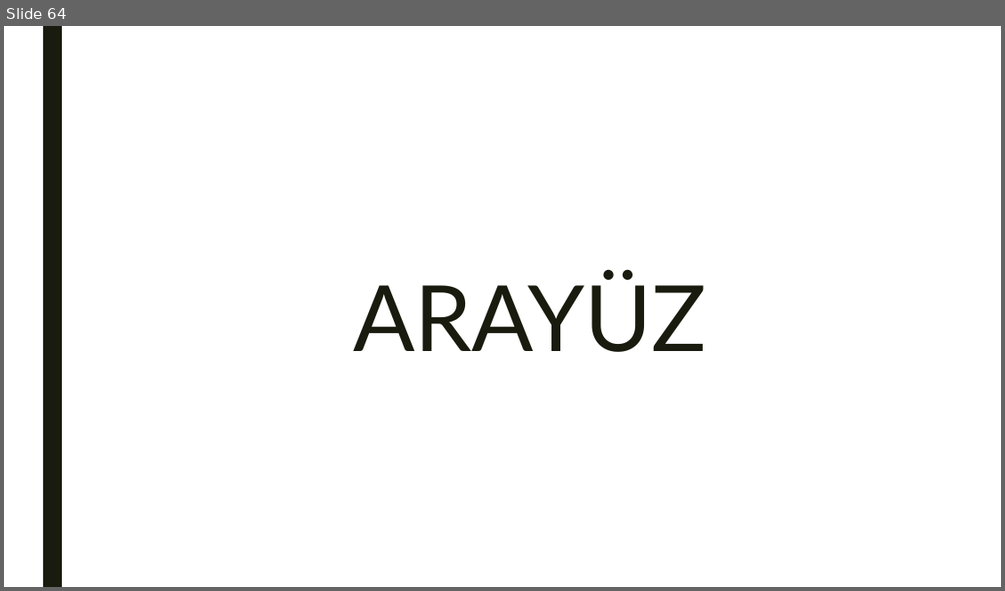
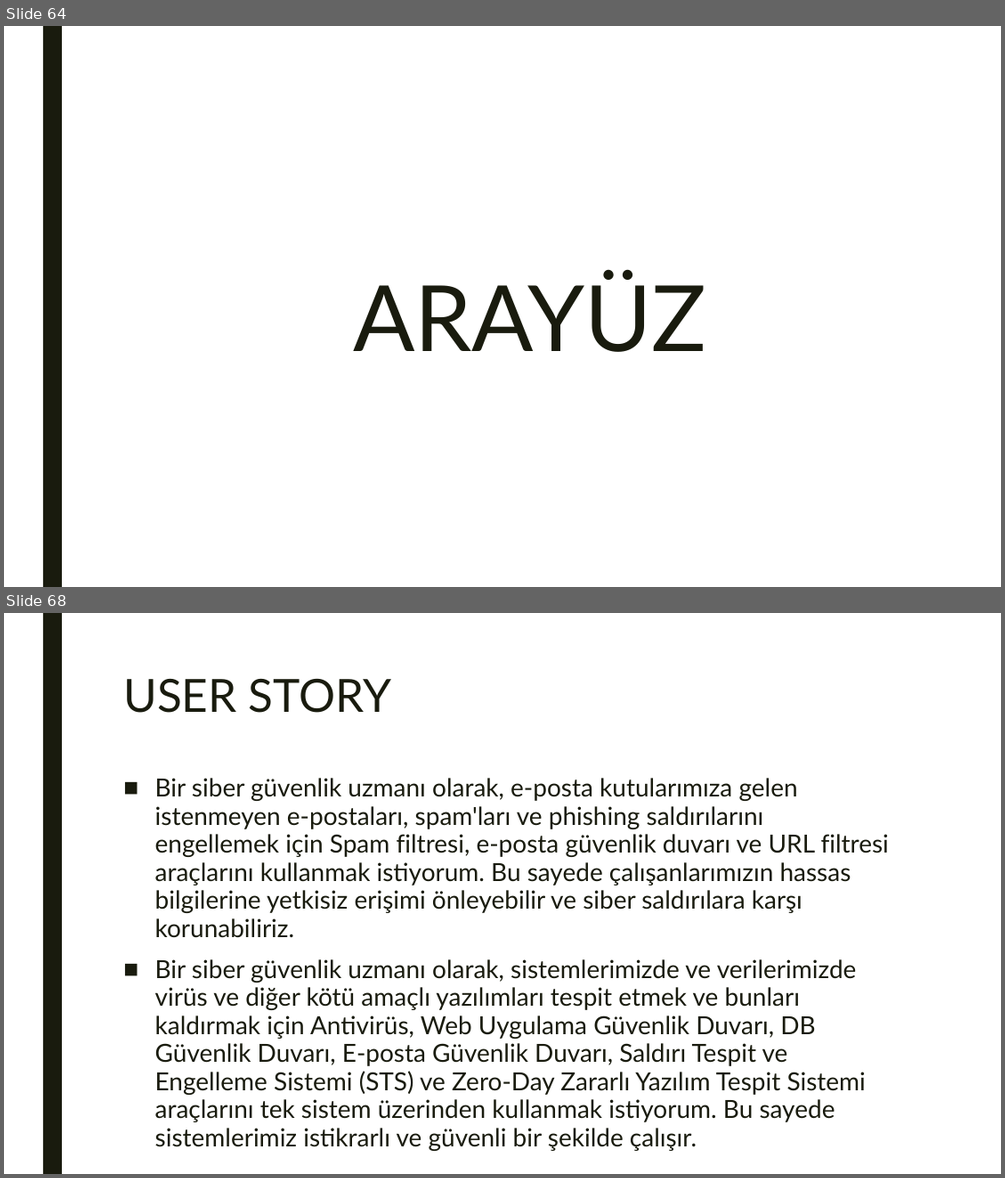
Before and after one commit to SIYAKS-ARES/SIEM_Project, a slide deck: YGA_SIEM_PROJECT/Entegre_Güvenlik_Kalkanı_Projesi_Sunu_Taslak2.pptx. Shown one above the other, each under a label of ours: slide 64 before the commit, slides 64 and 68 after it; the slides between them are not shown. The pictures are 1005x591 and 1005x1178 pixels, drawn with LibreOffice and Linux fonts; fonts in the diff are those of the drawing. Boxes give left, top, right and bottom in pixels: in the first picture for what was removed or moved away, otherwise in the second. Text is boxed around its words. In the diff, an @@ line names an element or a change of style, - is before the commit and + after.

```diff
--- a/YGA_SIEM_PROJECT/Entegre_Güvenlik_Kalkanı_Projesi_Sunu_Taslak2.pptx
+++ b/YGA_SIEM_PROJECT/Entegre_Güvenlik_Kalkanı_Projesi_Sunu_Taslak2.pptx
@@ slide 68 added at bbox=[4, 613, 1001, 1174], background #FFFFFF; not listed: 1 template element that a slide beside it also shows @@
@@ title added at bbox=[123, 678, 391, 713], 44 pt, text #191B0E @@
+USER STORY
@@ text added at bbox=[155, 778, 889, 1122], 24 pt, text #191B0E @@
+■ Bir siber güvenlik uzmanı olarak, e-posta kutularımıza gelen istenmeyen e-postaları, spam'ları ve phishing saldırılarını engellemek için Spam filtresi, e-posta güvenlik duvarı ve URL filtresi araçlarını kullanmak istiyorum. Bu sayede çalışanlarımızın hassas bilgilerine yetkisiz erişimi önleyebilir ve siber saldırılara karşı korunabiliriz.
+■ Bir siber güvenlik uzmanı olarak, sistemlerimizde ve verilerimizde virüs ve diğer kötü amaçlı yazılımları tespit etmek ve bunları kaldırmak için Antivirüs, Web Uygulama Güvenlik Duvarı, DB Güvenlik Duvarı, E-posta Güvenlik Duvarı, Saldırı Tespit ve Engelleme Sistemi (STS) ve Zero-Day Zararlı Yazılım Tespit Sistemi araçlarını tek sistem üzerinden kullanmak istiyorum. Bu sayede sistemlerimiz istikrarlı ve güvenli bir şekilde çalışır.
```
Also in this commit, not shown: 1 slide changed, 2 other slides added, 2 slides removed.
